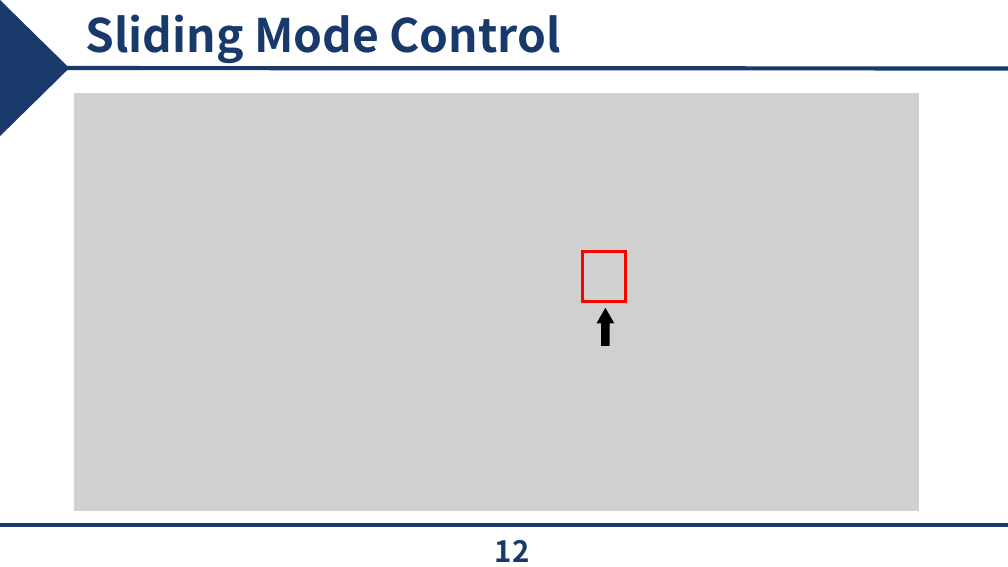
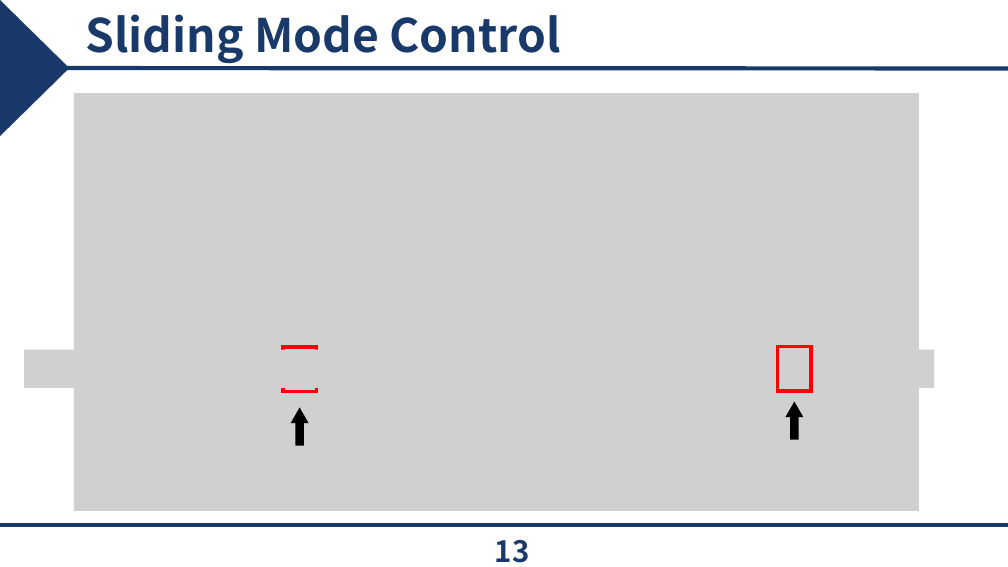
Before and after one commit to epoxx-arch/Torque_vectoringthesis, a slide deck: slide 13 of 졸업 논문/JCCI 발표.pptx (slide 12 before the commit). Drawn at 1008x567 pixels with LibreOffice and Linux fonts; fonts in the diff are those of the drawing; grey boxes stand for pictures; background and template pictures are left out. Boxes give left, top, right and bottom in pixels: in the first picture for what was removed or moved away, otherwise in the second. Text is boxed around its words. In the diff, an @@ line names an element or a change of style, - is before the commit and + after.

```diff
--- a/졸업 논문/JCCI 발표.pptx
+++ b/졸업 논문/JCCI 발표.pptx
@@ picture removed at (126, 250, 828, 303) @@
@@ picture added at (24, 350, 472, 388) @@
@@ rectangle: place and size @@
-rectangle at (582, 251, 625, 302)
+rectangle at (283, 347, 316, 392)
@@ picture added at (487, 350, 935, 388) @@
@@ rectangle added at (778, 346, 811, 391), outline #FF0000 3 pt @@
@@ up arrow: place and size @@
-up arrow at (600, 311, 613, 344)
+up arrow at (293, 411, 306, 444)
@@ up arrow added at (788, 405, 801, 438), fill #000000, outline #000000 3 pt @@
@@ page number at (495, 540, 530, 563): text changed @@
-12
+13
```
Also in this commit, not shown: 10 other slides changed, 3 slides added, 2 slides removed, 30 other files.
